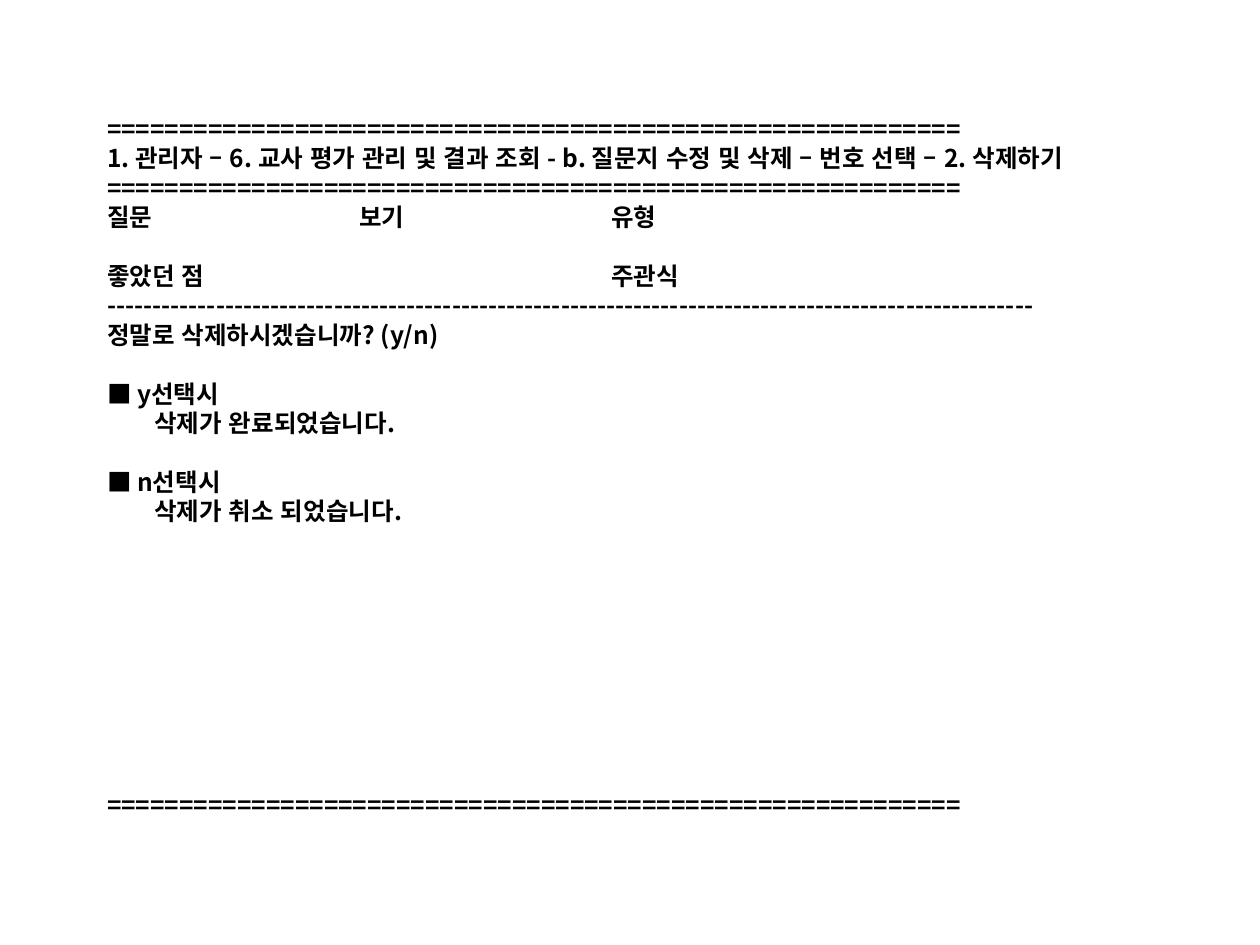
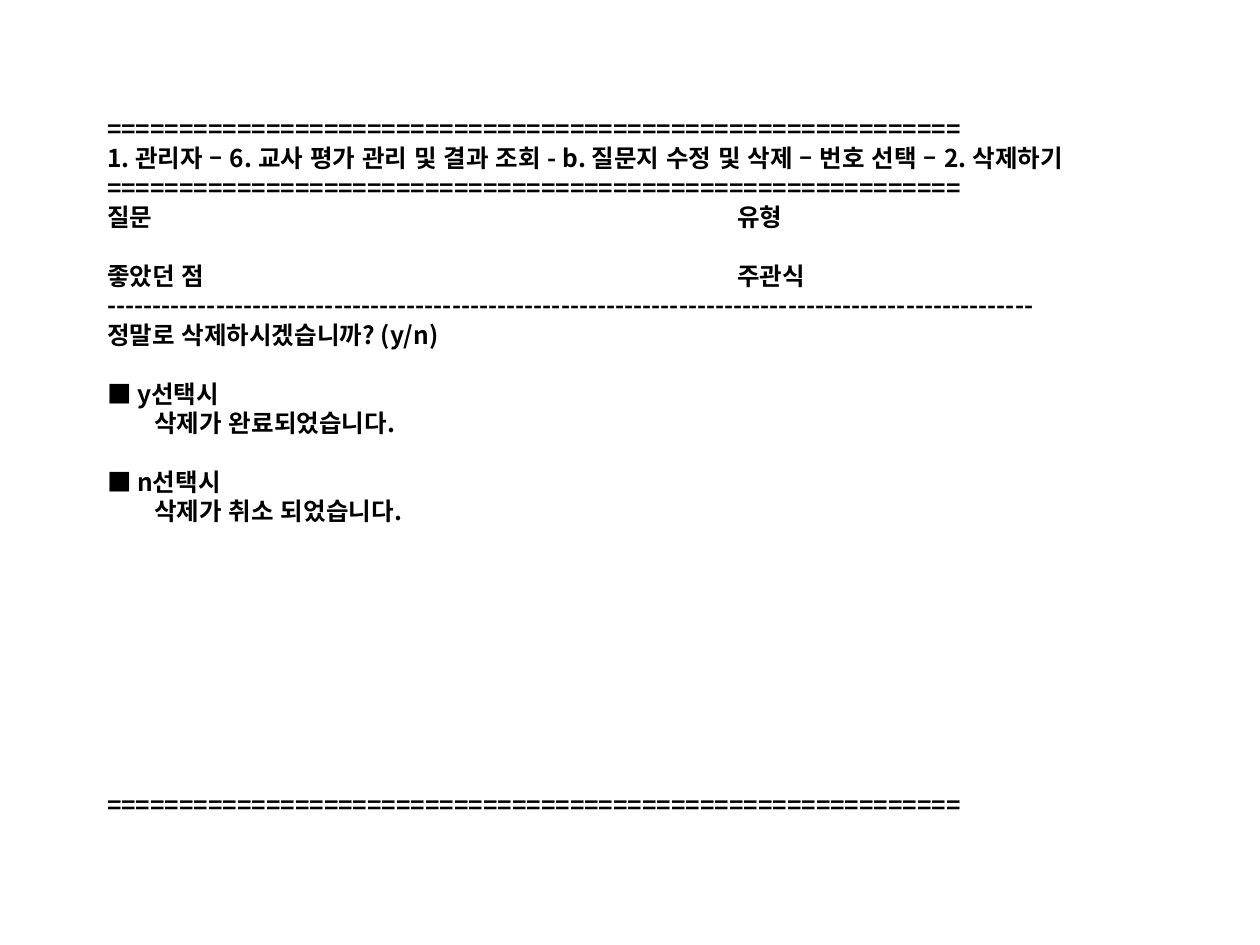
Before and after one commit to Yian-Kim/SEDU-Center, a slide deck: slide 45 of 03. 화면설계/01. 관리자/[디비2조]화면설계_관리자.pptx (slide 54 before the commit). Drawn at 1260x945 pixels with LibreOffice and Linux fonts; fonts in the diff are those of the drawing. Boxes give left, top, right and bottom in pixels: in the first picture for what was removed or moved away, otherwise in the second. Text is boxed around its words. In the diff, an @@ line names an element or a change of style, - is before the commit and + after.

```diff
--- a/03. 화면설계/01. 관리자/[디비2조]화면설계_관리자.pptx
+++ b/03. 화면설계/01. 관리자/[디비2조]화면설계_관리자.pptx
@@ text at box(107, 205, 782, 228): text changed @@
-===========================================================
-질문 보기 유형
+===========================================================
+질문 유형
```
Also in this commit, not shown: 9 other slides changed, 1 slide added, 8 slides removed.
